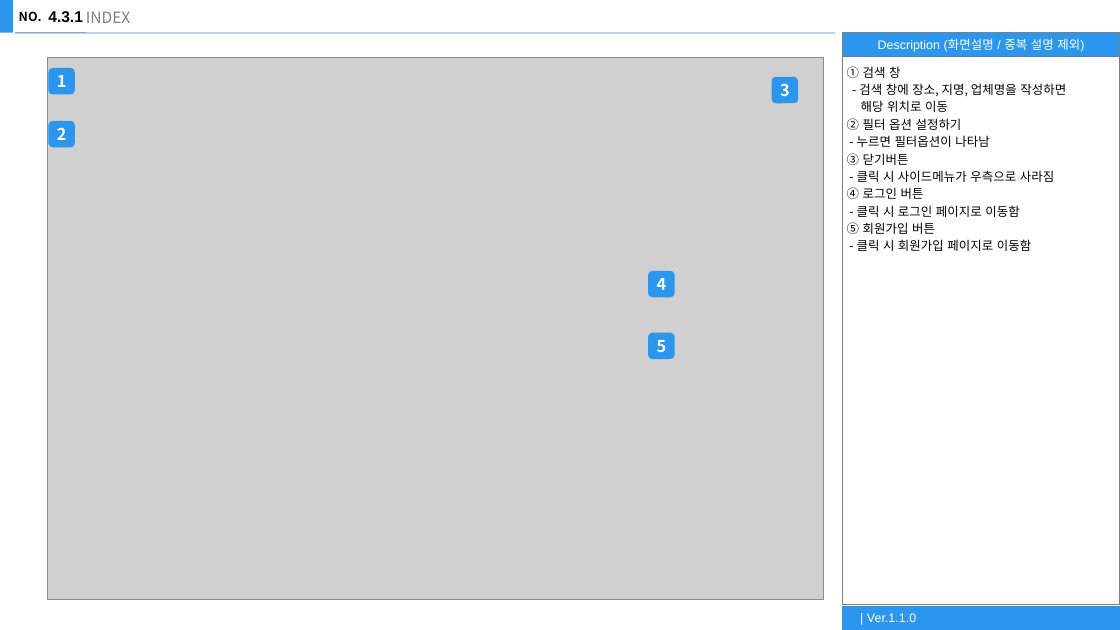
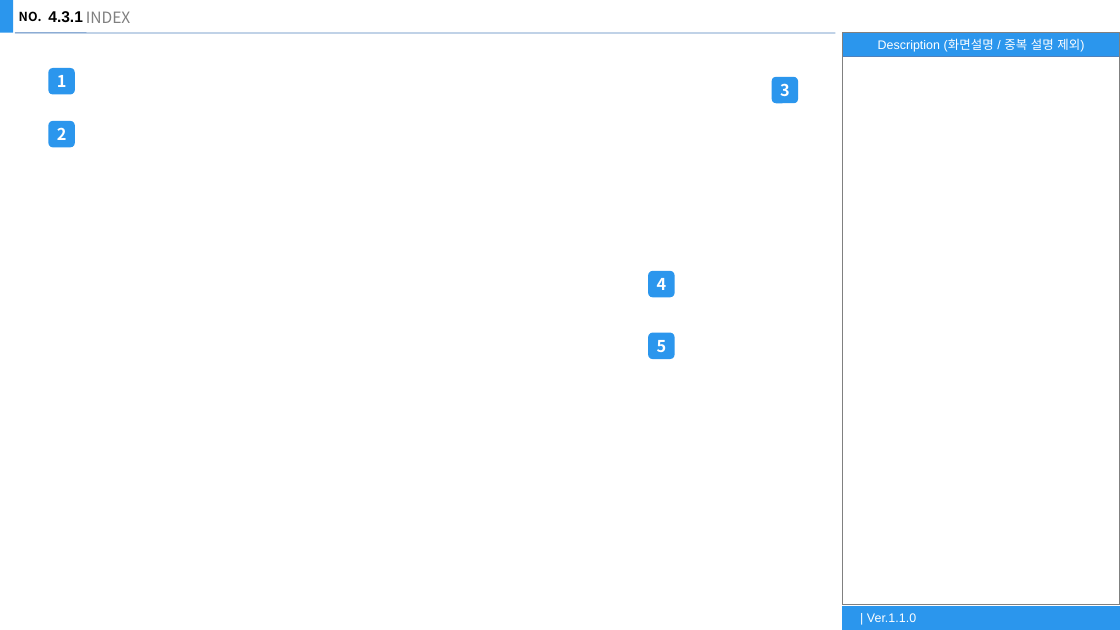
Before and after one commit to YuYoHan/project_study02, a slide deck: slide 14 of storyboard.pptx. Drawn at 1120x630 pixels with LibreOffice and Linux fonts; fonts in the diff are those of the drawing; grey boxes stand for pictures. Boxes give left, top, right and bottom in pixels: in the first picture for what was removed or moved away, otherwise in the second. Text is boxed around its words. In the diff, an @@ line names an element or a change of style, - is before the commit and + after.

```diff
--- a/storyboard.pptx
+++ b/storyboard.pptx
@@ picture removed at (48, 57, 824, 599) @@
@@ text removed at (847, 66, 1066, 251) @@
-① 검색 창
-- 검색 창에 장소, 지명, 업체명을 작성하면
-해당 위치로 이동
-② 필터 옵션 설정하기
-- 누르면 필터옵션이 나타남
-③ 닫기버튼
-- 클릭 시 사이드메뉴가 우측으로 사라짐
-④ 로그인 버튼
-- 클릭 시 로그인 페이지로 이동함
-⑤ 회원가입 버튼
-- 클릭 시 회원가입 페이지로 이동함
```
Also in this commit, not shown: 7 other slides changed, 2 other files.
